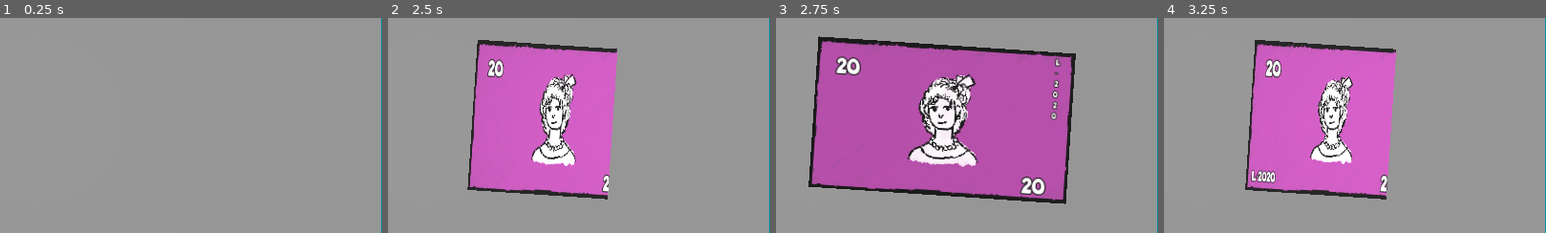
Above: before the commit, frames 1-4 (left to right).
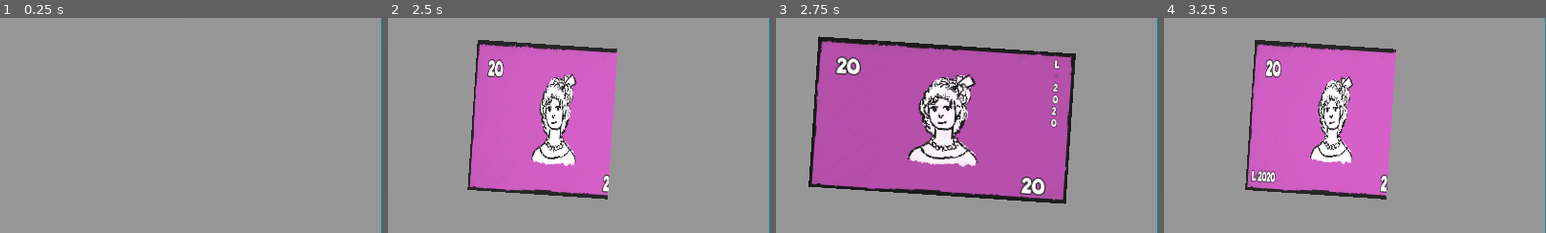
Above: after the commit, the same moments.

Repository: KaitoGameDev/brackeys-gj-2026-2
Game: Godot game, scene res://source/main.tscn
Two runs of this game, one before a commit and one after it. Both use one fixed random seed, a clock stepped at 60 frames per second and the inputs below.
Inputs (mouse positions are % of the whole screen's width and height, from its top left):
- Up to frame 1 (0.25 s): no input
- Up to frame 2 (2.5 s): move the mouse to (72, 45) at 0.52 s; click (72, 45) at 0.67 s; move the mouse to (30, 55) at 1.27 s; click (30, 55) at 1.42 s; move the mouse to (60, 28) at 2.02 s; click (60, 28) at 2.17 s
- Up to frame 3 (2.75 s): no input
- Up to frame 4 (3.25 s): move the mouse to (45, 70) at 2.77 s; click (45, 70) at 2.92 s
The pictures show only the part of the screen within x 45-95%, y 26-76%; the shares and areas given below are measured in that part.

Frames 1-2 are identical in both runs. In frame 3, 0.4% of the frame differs, in the area x 71-75%, y 18-52%; in frame 4, nothing differs.

Commit message:
change serial font size

Diff:
--- a/source/money/back_content.tscn
+++ b/source/money/back_content.tscn
@@ -64,10 +64,10 @@
 anchor_right = 0.98046875
 anchor_bottom = 0.512987
 grow_horizontal = 0
-theme_override_constants/line_spacing = -5
-theme_override_constants/outline_size = 3
+theme_override_constants/line_spacing = -7
+theme_override_constants/outline_size = 2
 theme_override_fonts/font = ExtResource("3_7l4sg")
-theme_override_font_sizes/font_size = 5
+theme_override_font_sizes/font_size = 6
 text = "B
 -
 1
--- a/source/strikes/strikes_controller.gd
+++ b/source/strikes/strikes_controller.gd
@@ -17,9 +17,15 @@
 
 func _on_event(event: Object) -> void:
 	if event is MoneySwipedEvent:
-		if event.direction == MoneySwipedEvent.Direction.DOWN and event.money.money_resource.is_fake():
-			strikes[current_strikes].texture = enabled_strike_texture
-			current_strikes += 1
-		elif event.direction == MoneySwipedEvent.Direction.UP and !event.money.money_resource.is_fake():
-			strikes[current_strikes].texture = enabled_strike_texture
-			current_strikes += 1
+		_on_swiped_money(event)
+
+func _on_swiped_money(event: MoneySwipedEvent) -> void:
+	if current_strikes == 3:
+		return
+
+	if event.direction == MoneySwipedEvent.Direction.DOWN and event.money.money_resource.is_fake():
+		strikes[current_strikes].texture = enabled_strike_texture
+		current_strikes += 1
+	elif event.direction == MoneySwipedEvent.Direction.UP and !event.money.money_resource.is_fake():
+		strikes[current_strikes].texture = enabled_strike_texture
+		current_strikes += 1
